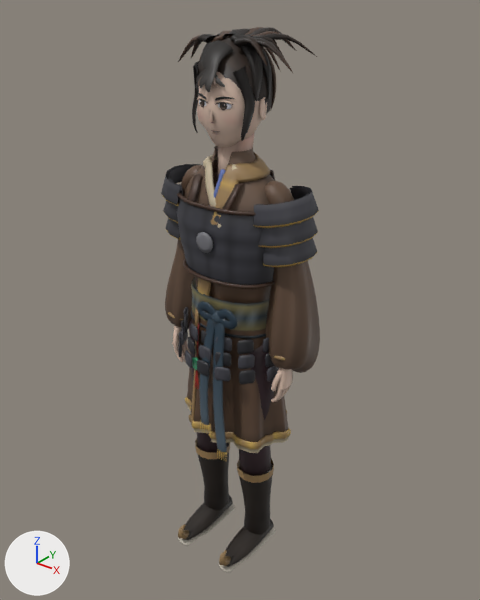
Before and after pictures for a commit that changed the glTF model assets/characters/hu_grown.glb.
The view is the same before and after, from a 50 mm lens placed at (1.287, -1.58, 2.015), pointed at (-0.013, 0.045, 1.007). Arrows for +X, +Y and +Z are at lower left; the lights stay in place. The first picture is the older version. Vertices at exactly the same position are counted once.

Script lines for the objects in view, before the commit:
```python
me_body = bpy.data.meshes.new('body')
me_body.from_pydata(...)  # 19014 vertices, 36136 faces; spans x -0.3..0.3, y -0.22..0.25, z 0.0..1.88
# faces by material slot: [31748, 4292, 96]
me_body.materials.append(mat_toon)
me_body.materials.append(mat_plain)
me_body.materials.append(mat_glow)
ob_body = bpy.data.objects.new('body', me_body)
ob_body.location = (0.0, 0.0, 0.0)
```
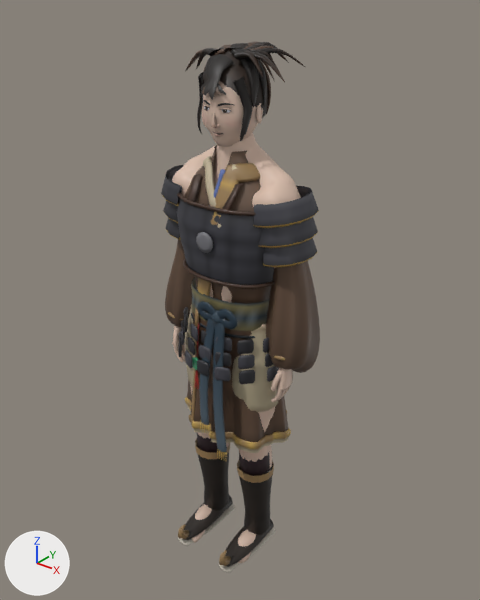
The change, as JSON lines over the scene's bpy script:
```json
{"block": "me_body", "where": "# used by ob_body; location = (0.0, 0.0, 0.0)"}
{"op": "remove", "block": "me_body", "code": "me_body.from_pydata(...)  # 19014 vertices, 36136 faces; spans x -0.3..0.3, y -0.22..0.25, z 0.0..1.88"}
{"op": "add", "block": "me_body", "code": "me_body.from_pydata(...)  # 10795 vertices, 20280 faces; spans x -0.3..0.3, y -0.22..0.16, z 0.0..1.65"}
{"block": "me_body", "change": "me_body part 1: 95 loose pieces with 6297 vertices, spanning x -0.25..0.25, y -0.13..0.25, z 0.72..1.88, are deleted"}
{"block": "me_body", "change": "me_body part 2: 5 vertices moved within x -0.05..0.05, y -0.01..0.06, z 1.57..1.61; 1568 vertices removed from x -0.11..0.11, y -0.11..0.13, z 1.56..1.86; 52 vertices added at x -0.05..0.05, y -0.04..0.06, z 1.57..1.65"}
{"block": "me_body", "change": "other edits to the shape of me_body do not show in these pictures"}
{"op": "remove", "block": "me_body", "code": "me_body.materials.append(mat_plain)"}
{"op": "remove", "block": "me_body", "code": "me_body.materials.append(mat_glow)"}
{"op": "add", "block": "me_own", "code": ["me_own = bpy.data.meshes.new('own')", "me_own.from_pydata(...)  # 8498 vertices, 16390 faces; spans x -0.252..0.252, y -0.114..0.217, z 0.725..1.84", "# faces by material slot: [11468, 4826, 96]", "me_own.materials.append(mat_toon)", "me_own.materials.append(mat_plain)", "me_own.materials.append(mat_glow)"]}
{"op": "add", "block": "me_bare", "code": ["me_bare = bpy.data.meshes.new('bare')", "me_bare.from_pydata(...)  # 5508 vertices, 10984 faces; spans x -0.26..0.26, y -0.17..0.15, z 0.0..1.64", "me_bare.materials.append(mat_toon)"]}
{"op": "add", "block": "ob_own", "code": ["ob_own = bpy.data.objects.new('own', me_own)", "ob_own.location = (0.0, 0.0, 0.0)"]}
{"op": "add", "block": "ob_bare", "code": ["ob_bare = bpy.data.objects.new('bare', me_bare)", "ob_bare.location = (0.0, 0.0, 0.0)"]}
```

Where the change shows, as pixel boxes [x1, y1, x2, y2] in the pictures (480 x 600 px):
```json
{"object": "body", "change": "reshaped", "before": [161, 27, 320, 573], "after": [161, 145, 320, 573], "on screen": "22% shorter"}
{"object": "own", "change": "added", "after": [172, 41, 305, 402], "faces in mat_toon": [172, 41, 305, 402], "faces in mat_plain": [202, 100, 262, 137]}
{"object": "bare", "change": "added", "after": [172, 133, 301, 563]}
{"part": 1, "of": "me_body", "change": "deleted", "before": [173, 27, 317, 402]}
{"part": 2, "of": "me_body", "change": "cut back", "before": [197, 38, 273, 159], "on screen": "brown"}
```
